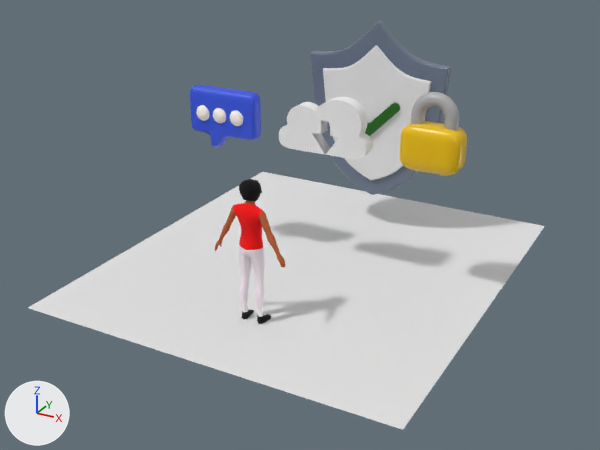
An edit to the glTF model Scene_4.glb, drawn before and after from the same camera.
Both versions are drawn from a camera (50 mm lens) standing at (6.65, -12.69, 5.25) and looking at (1.36, -3.07, 0.44). Arrows for +X, +Y and +Z are at lower left; the lights stay in place. The picture after the commit comes second.

Before the edit, the objects in view are built like this:
```python
ob_object_4_001 = bpy.data.objects.new('Object_4.001', me_object_0_001)
ob_object_4_001.parent = ob_shield_001_2
ob_object_4_001.location = (0.0, 0.0, 0.0)
ob_plane = bpy.data.objects.new('Plane', me_plane)
ob_plane.location = (1.68, -3.29, 0.0)
ob_plane.scale = (-2.58, -2.9, -2.58)
ob_sketchfab_model = bpy.data.objects.new('Sketchfab_model', None)
ob_sketchfab_model.location = (1.87, -1.722, 1.68)
ob_sketchfab_model.rotation_euler = (-1.571, 0.0, 0.0)  # degrees (-90, 0, 0)
ob_sketchfab_model.scale = (1.46, 1.46, 1.46)
ob_sketchfab_model_005 = bpy.data.objects.new('Sketchfab_model.005', None)
ob_sketchfab_model_005.location = (0.311, -3.248, 1.223)
ob_sketchfab_model_005.rotation_euler = (-1.571, 0.0, -3.142)  # degrees (-90, 0, -180)
ob_sketchfab_model_005.scale = (0.34, 0.34, 0.34)
ob_sketchfab_model_006 = bpy.data.objects.new('Sketchfab_model.006', None)
ob_sketchfab_model_006.location = (1.979, -4.031, -2.064)
ob_sketchfab_model_006.rotation_euler = (-1.571, 0.0, 0.0)  # degrees (-90, 0, 0)
ob_sketchfab_model_006.scale = (0.0481, 0.0481, 0.0481)
ob_sketchfab_model_007 = bpy.data.objects.new('Sketchfab_model.007', None)
ob_sketchfab_model_007.location = (3.373, -3.336, 2.001)
ob_sketchfab_model_007.rotation_euler = (-1.571, 0.0, 1.571)  # degrees (-90, 0, 90)
ob_sketchfab_model_007.scale = (0.391, 0.391, 0.391)
ob_sketchfab_model_008 = bpy.data.objects.new('Sketchfab_model.008', None)
ob_sketchfab_model_008.location = (1.79, -5.063, 0.0)
ob_sketchfab_model_008.rotation_euler = (-1.571, 0.0, -3.142)  # degrees (-90, 0, -180)
# also in view: 'Torus_Material.001_0' at (3.37, -3.34, 2.0); 'corpo.001_pele.004_0' at (1.79, -5.04, 1.32); 'corpo.001_blusa_0' at (1.79, -5.07, 1.28); 'corpo.001_calca_0' at (1.79, -5.07, 0.56); 'Object_8.001' at (1.87, -1.65, 1.84)
```
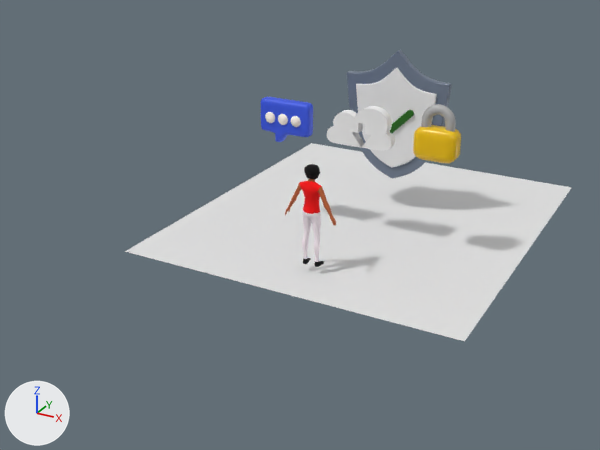
Not drawn themselves, but carrying or shaping drawn objects: ob_sketchfab_model_005, ob_sketchfab_model_006, ob_sketchfab_model_007, ob_sketchfab_model_008, ob_sketchfab_model.

Boxes (x1, y1, x2, y2) around the edits, measured in the pictures (600 x 450 px):
'Plane', moved
    before: (28, 172, 545, 430)
    after: (125, 143, 572, 341)
'Object_4.001', moved, rescaled (25% narrower, 26% shorter)
    before: (323, 45, 431, 180)
    after: (356, 68, 437, 168)
'Object_8.001', moved, rescaled (25% narrower, 26% shorter)
    before: (311, 21, 451, 195)
    after: (347, 50, 452, 179)
'save__to_cloud_save  to cloud_0', moved, rescaled (27% narrower, 27% shorter)
    before: (279, 97, 373, 159)
    after: (327, 106, 395, 151)
'Object_4', moved, rescaled (26% narrower, 27% shorter)
    before: (190, 85, 261, 147)
    after: (261, 97, 313, 142)
'Torus_Material.001_0', moved, rescaled (28% narrower, 30% shorter)
    before: (400, 121, 467, 176)
    after: (413, 125, 461, 163)
'corpo.001_calca_0', moved, rescaled (26% narrower, 29% shorter)
    before: (239, 245, 265, 317)
    after: (302, 211, 321, 262)
'corpo.001_blusa_0', moved, rescaled (31% narrower, 29% shorter)
    before: (233, 203, 264, 250)
    after: (300, 181, 321, 214)
'Torus_Material.002_0', moved, rescaled (27% narrower, 28% shorter)
    before: (411, 92, 459, 131)
    after: (421, 104, 456, 132)
'corpo.001_pele.004_0', moved, rescaled (27% narrower, 31% shorter)
    before: (215, 200, 285, 267)
    after: (285, 179, 336, 225)
'Object_6.001', moved, rescaled
    before: (365, 103, 400, 136)
    after: (390, 110, 414, 133)
'corpo.002_cabelo.001_0', moved, rescaled (29% narrower, 26% shorter)
    before: (239, 179, 262, 201)
    after: (304, 164, 320, 180)
'Object_8', moved, rescaled (21% narrower, 29% shorter)
    before: (230, 110, 243, 126)
    after: (291, 116, 301, 127)
'Object_10', moved, rescaled (21% narrower, 29% shorter)
    before: (213, 108, 226, 124)
    after: (278, 114, 288, 125)
'Object_6', moved, rescaled (27% narrower, 29% shorter)
    before: (196, 105, 210, 121)
    after: (265, 112, 275, 123)
'corpo.001_sapato.001_0', moved, rescaled (27% narrower, 33% shorter)
    before: (242, 310, 271, 324)
    after: (303, 258, 324, 267)

The change, as a list of edits to the scene's bpy script:
```text
Change ob_sketchfab_model_005:
    ob_sketchfab_model_005.location: (0.311, -3.248, 1.223) -> (0.641, -2.132, 1.084)
    ob_sketchfab_model_005.scale: (0.34, 0.34, 0.34) -> (0.268, 0.268, 0.268)
Change ob_sketchfab_model_006:
    ob_sketchfab_model_006.location: (1.979, -4.031, -2.064) -> (1.955, -2.748, -1.505)
    ob_sketchfab_model_006.scale: (0.0481, 0.0481, 0.0481) -> (0.0378, 0.0378, 0.0378)
Change ob_sketchfab_model_007:
    ob_sketchfab_model_007.location: (3.373, -3.336, 2.001) -> (3.052, -2.269, 1.697)
    ob_sketchfab_model_007.scale: (0.391, 0.391, 0.391) -> (0.308, 0.308, 0.308)
Change ob_sketchfab_model_008:
    ob_sketchfab_model_008.location: (1.79, -5.063, 0.0) -> (1.806, -3.561, 0.121)
    ob_sketchfab_model_008.scale: (1.0, 1.0, 1.0) -> (0.787, 0.787, 0.787)
Change ob_sketchfab_model:
    ob_sketchfab_model.location: (1.87, -1.722, 1.68) -> (1.868, -0.93, 1.443)
    ob_sketchfab_model.scale: (1.46, 1.46, 1.46) -> (1.15, 1.15, 1.15)
Change ob_plane:
    ob_plane.location: (1.68, -3.29, 0.0) -> (1.68, -1.37, 0.0)
```
